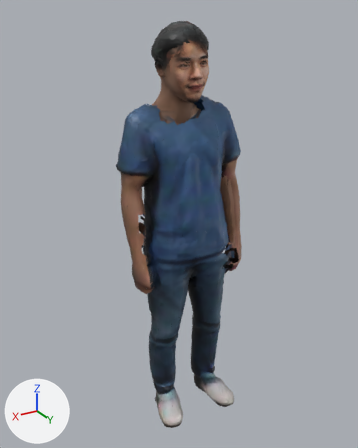
Renders of the glTF model public/models/ma/nhanvat/tp-033.glb from each side of a commit.
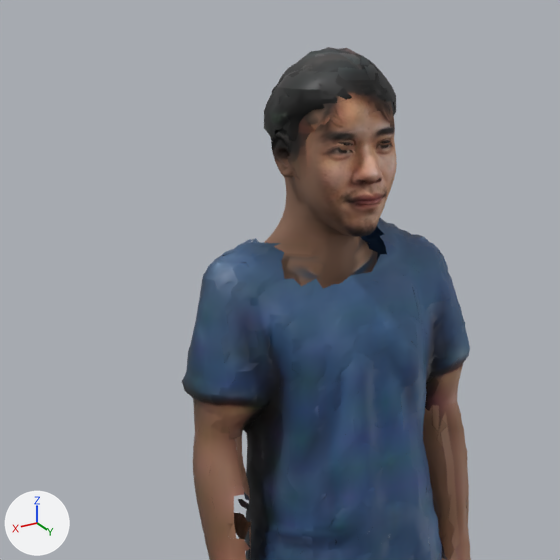
There are two pictures of each version: one whole from a 50 mm camera at (0.989, 1.573, 1.716) aimed at (0.019, -0.043, 0.908), one close up on the part from 10% to 78% of the width and 0% to 54% of the height. Every picture has the same lights, and +X, +Y and +Z are marked at lower left. The first two pictures are the older version. Vertices at exactly the same position are counted once.

Objects in the first close-up: 'Body'.
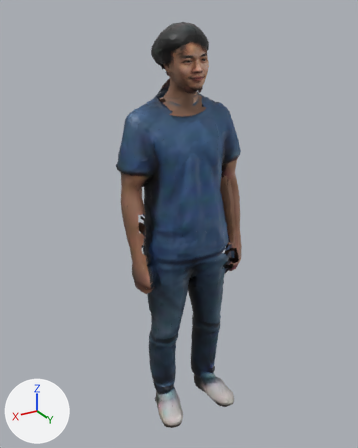
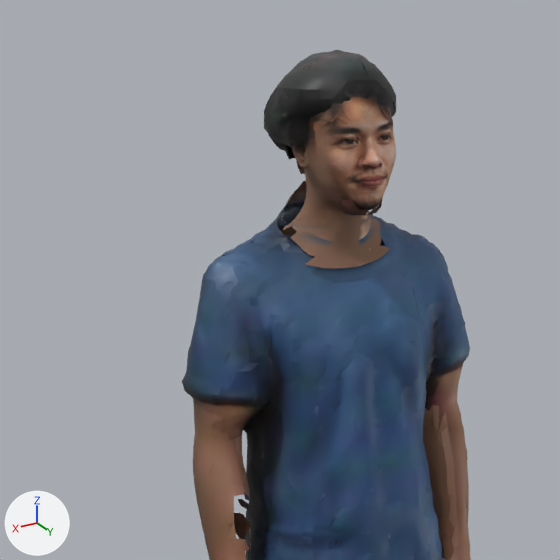
Changed parts and their boxes (x1, y1, x2, y2) in the close-ups (560 x 560 px; the box of a moved part takes in the faces that stretch with it):
```json
{"object": "Body", "change": "reshaped", "before": [182, 47, 471, 560], "after": [182, 50, 471, 560]}
{"part": 1, "of": "me_body", "change": "moved or reshaped", "before": [240, 49, 397, 293], "after": [240, 71, 396, 279]}
{"part": 2, "of": "me_body", "change": "surface changed", "before": [270, 47, 395, 251], "after": [297, 98, 395, 248]}
```

Scene script edits in JSON lines:
```json
{"block": "me_body", "where": "# used by ob_body; location = (0.0, 0.0, 0.0)"}
{"op": "remove", "block": "me_body", "code": "me_body.from_pydata(...)  # 15579 vertices, 23459 faces; spans x -0.26..0.26, y -0.18..0.18, z 0.0..1.68"}
{"op": "add", "block": "me_body", "code": "me_body.from_pydata(...)  # 15665 vertices, 24118 faces; spans x -0.26..0.26, y -0.18..0.18, z 0.0..1.68"}
{"block": "me_body", "change": "me_body part 1: 856 vertices moved from x -0.06..0.1, y -0.16..0.09, z 1.38..1.68 to x -0.06..0.1, y -0.11..0.09, z 1.38..1.66; 3324 vertices removed from x -0.11..0.15, y -0.18..0.1, z 1.29..1.67; 3410 vertices added at x -0.09..0.13, y -0.17..0.09, z 1.33..1.66"}
{"block": "me_body", "change": "me_body part 2: 319 kept faces spanning x -0.06..0.08, y -0.11..0.09, z 1.39..1.66 get new texture (UV) coordinates"}
```
